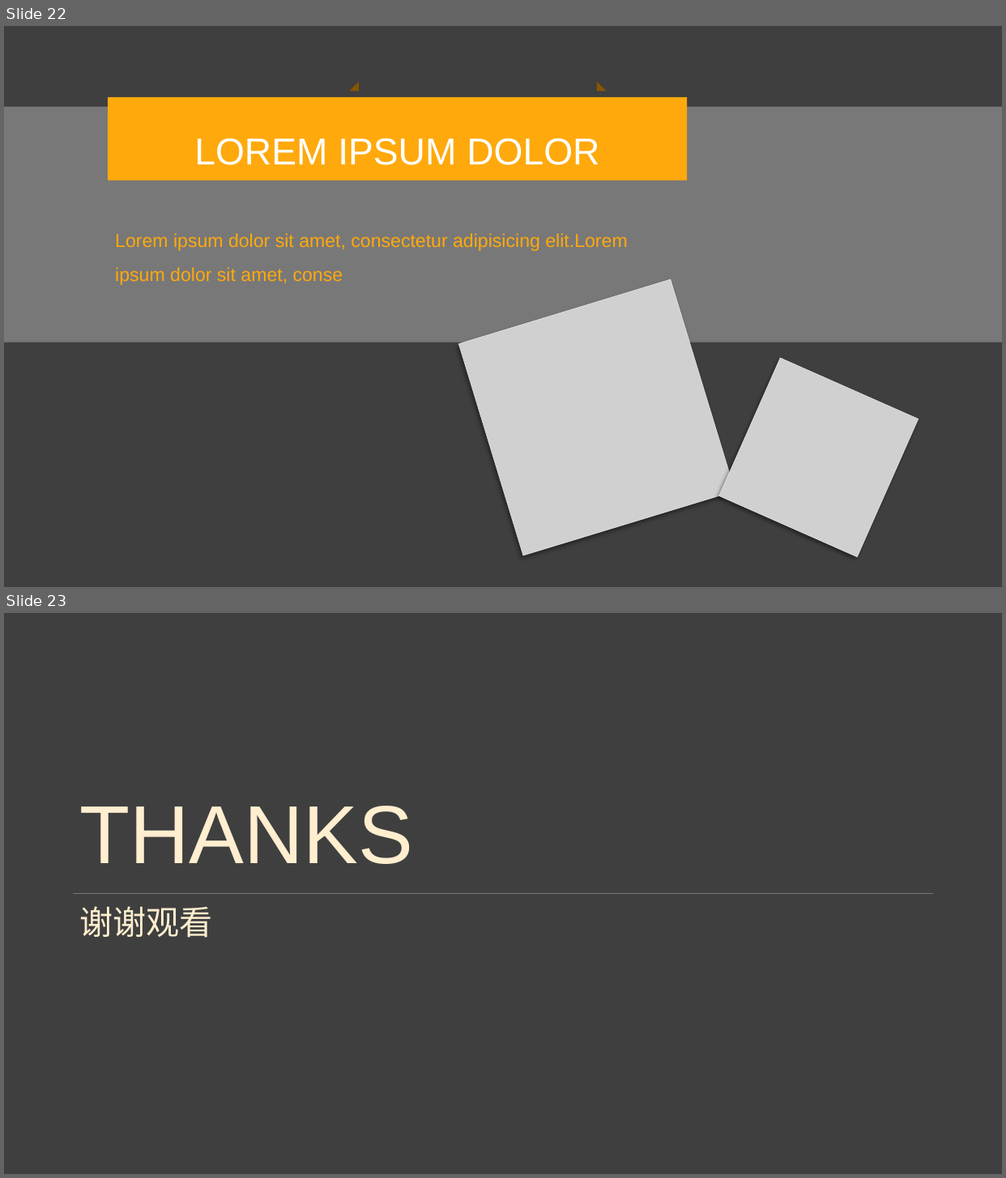
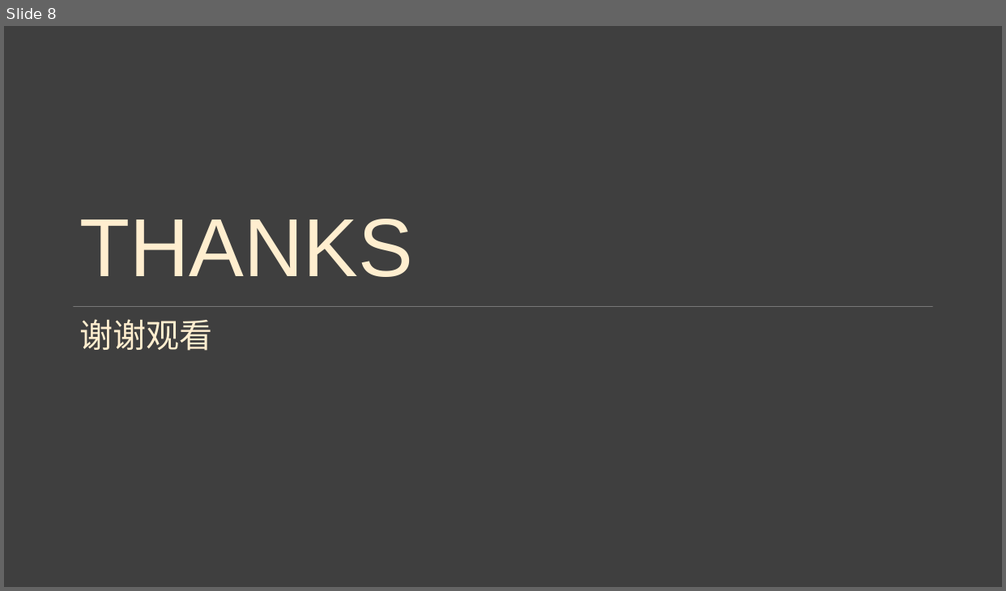
Before and after one commit to bigDataMLProject/Shrimp_hust, a slide deck: Shrimp_hust.pptx. Shown one above the other, each under a label of ours: slides 22 and 23 before the commit, slide 8 after it. The pictures are 1006x1178 and 1006x591 pixels, drawn with LibreOffice and Linux fonts; fonts in the diff are those of the drawing; grey boxes stand for pictures; background and template pictures are left out. Boxes give left, top, right and bottom in pixels: in the first picture for what was removed or moved away, otherwise in the second. Text is boxed around its words. In the diff, an @@ line names an element or a change of style, - is before the commit and + after.

```diff
--- a/Shrimp_hust.pptx
+++ b/Shrimp_hust.pptx
@@ slide 22 removed at box(4, 26, 1002, 587), background picture (left out) @@
@@ rectangle removed at box(108, 97, 688, 180) @@
-LOREM IPSUM DOLOR
@@ right triangle removed at box(349, 81, 359, 91) @@
@@ right triangle removed at box(597, 81, 607, 91) @@
@@ rectangle removed at box(4, 107, 1002, 343) @@
@@ text removed at box(115, 233, 627, 285) @@
-Lorem ipsum dolor sit amet, consectetur adipisicing elit.Lorem ipsum dolor sit amet, conse
@@ picture removed at box(458, 280, 735, 556) @@
@@ picture removed at box(718, 358, 918, 557) @@
@@ what was slide 23 is now slide 8 @@
```
Also in this commit, not shown: 1 slide changed, 5 slides added, 19 other slides removed, 2 other files.
